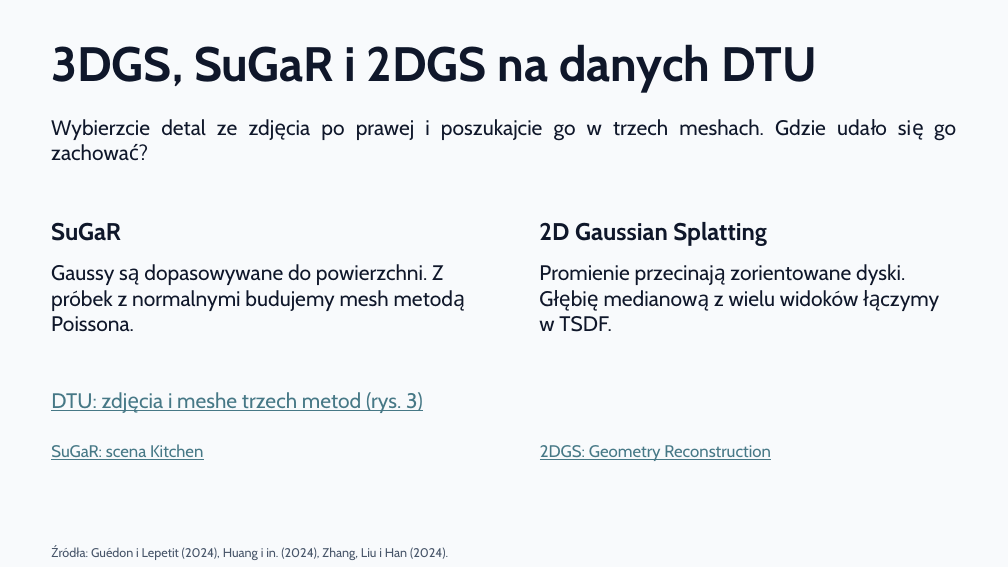
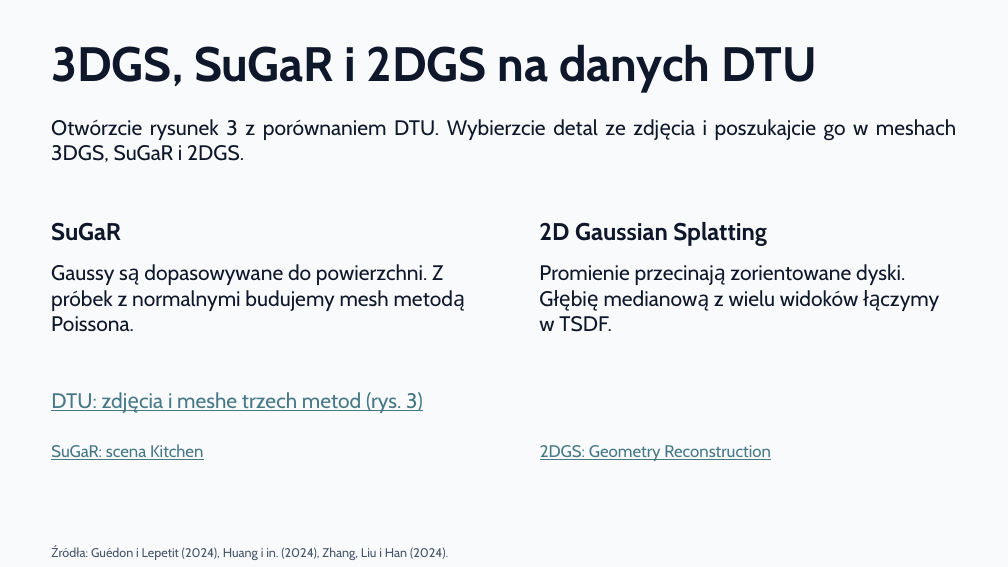
Before and after one commit to KajetanOzog/lab_6, a slide deck: slide 41 of prezentacja.pptx. Drawn at 1008x567 pixels with LibreOffice and Linux fonts; fonts in the diff are those of the drawing. Boxes give left, top, right and bottom in pixels: in the first picture for what was removed or moved away, otherwise in the second. Text is boxed around its words. In the diff, an @@ line names an element or a change of style, - is before the commit and + after.

```diff
--- a/prezentacja.pptx
+++ b/prezentacja.pptx
@@ text at (x1=51, y1=119, x2=956, y2=162): text changed @@
-Wybierzcie detal ze zdjęcia po prawej i poszukajcie go w trzech meshach. Gdzie udało się go zachować?
+Otwórzcie rysunek 3 z porównaniem DTU. Wybierzcie detal ze zdjęcia i poszukajcie go w meshach 3DGS, SuGaR i 2DGS.
```
Also in this commit, not shown: 1 other slide changed, 3 other files.
